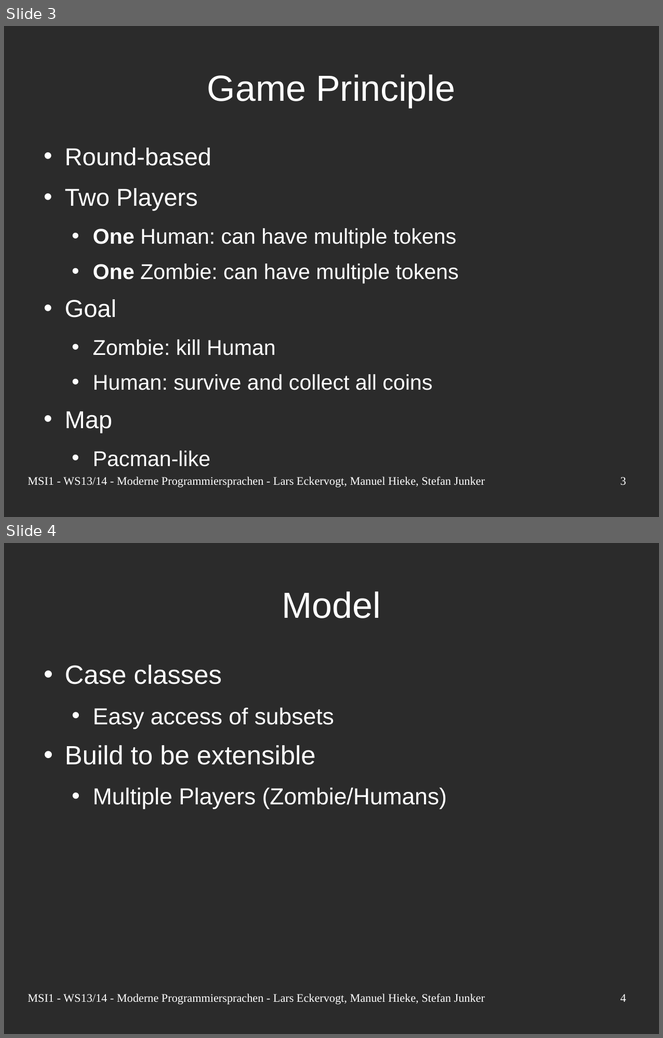
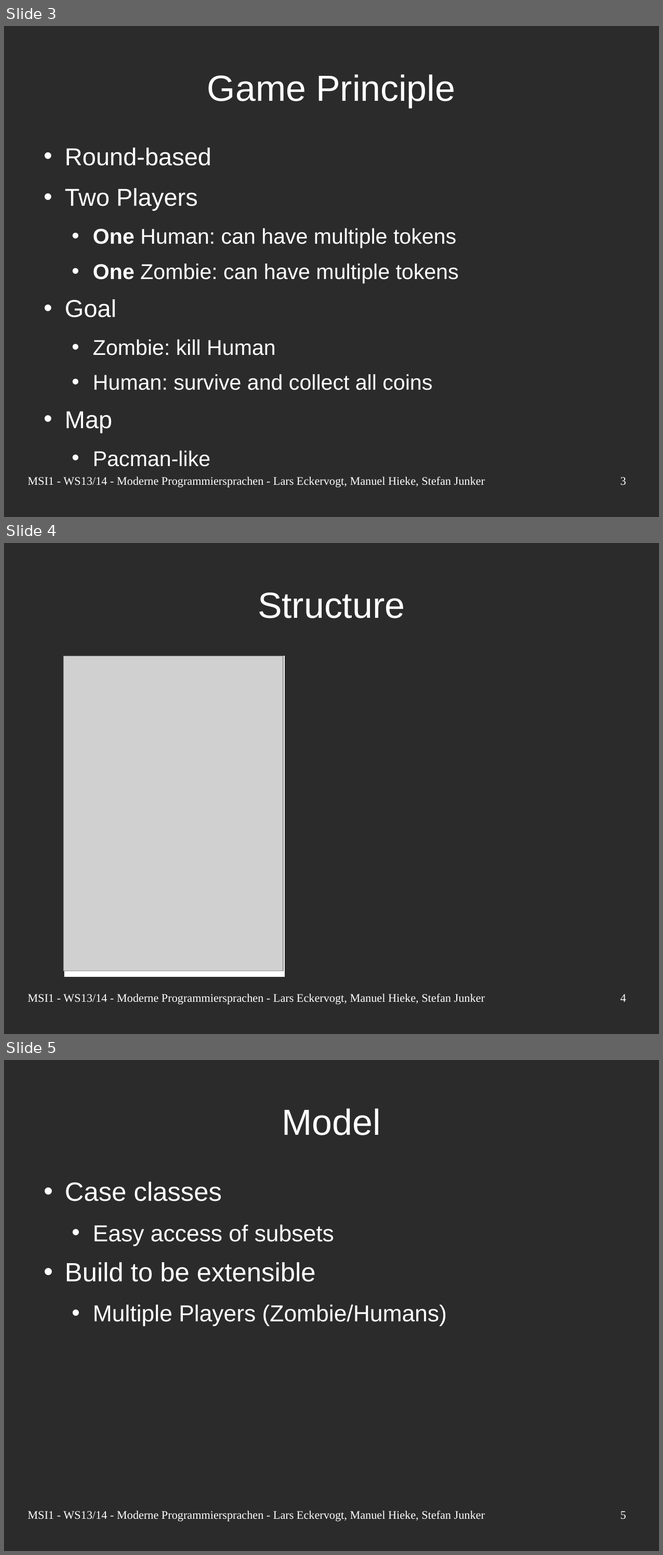
Before and after one commit to nerduel/TacZombie, a slide deck: doc/presentation/Presentation.odp. Shown one above the other, each under a label of ours: slides 3 and 4 before the commit, slides 3, 4 and 5 after it. The pictures are 663x1038 and 663x1555 pixels, drawn with LibreOffice and Linux fonts; fonts in the diff are those of the drawing; grey boxes stand for pictures; background and template pictures are left out; a plain dark background stands for a picture behind light text. Boxes give left, top, right and bottom in pixels: in the first picture for what was removed or moved away, otherwise in the second. Text is boxed around its words. In the diff, an @@ line names an element or a change of style, - is before the commit and + after.

```diff
--- a/doc/presentation/Presentation.odp
+++ b/doc/presentation/Presentation.odp
@@ slide 4 added at (x1=4, y1=543, x2=659, y2=1034), background picture (left out) @@
@@ title added at (x1=258, y1=592, x2=405, y2=618), 44 pt, text #FFFFFF @@
+Structure
@@ picture added at (x1=63, y1=656, x2=283, y2=971) @@
@@ rectangle added at (x1=65, y1=656, x2=285, y2=977), fill #FFFFFF, outline #FFFFFF 0 pt @@
@@ text added at (x1=28, y1=994, x2=485, y2=1005), 14 pt, text #FFFFFF @@
+MSI1 - WS13/14 - Moderne Programmiersprachen - Lars Eckervogt, Manuel Hieke, Stefan Junker
@@ page number added at (x1=621, y1=994, x2=626, y2=1002), 14 pt, text #FFFFFF @@
+4
@@ what was slide 4 is now slide 5 @@
@@ page number at (x1=621, y1=1511, x2=626, y2=1520): text changed @@
-4
+5
```
Also in this commit, not shown: 1 slide changed, 5 other files.
